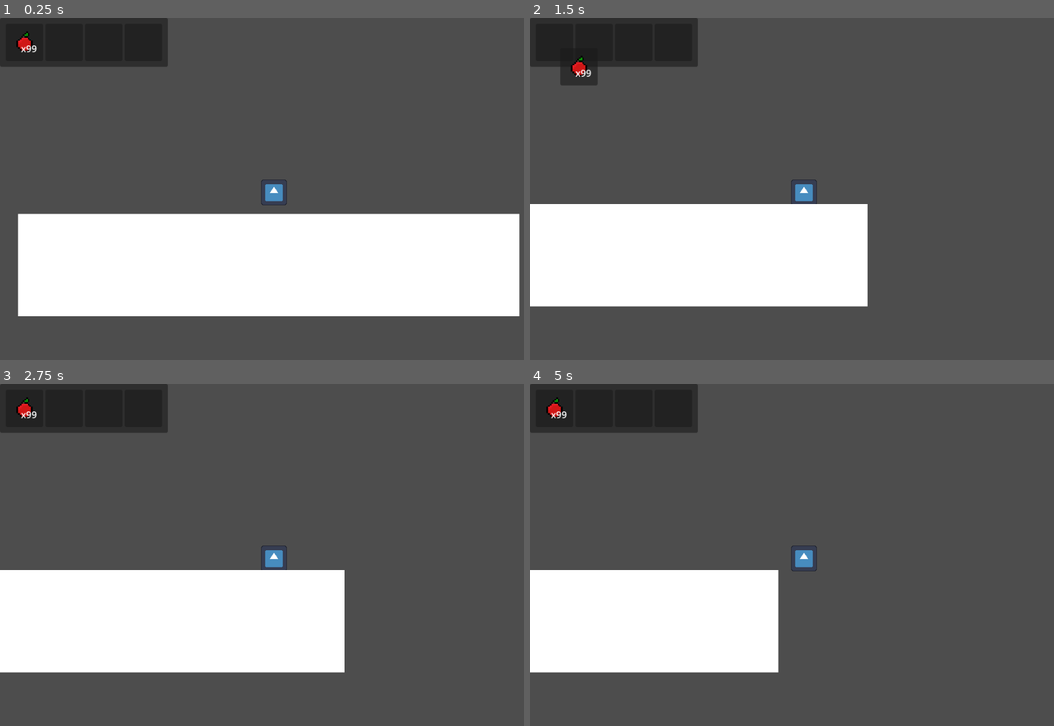
Above: before the commit, frames 1-4 (two rows, left to right).
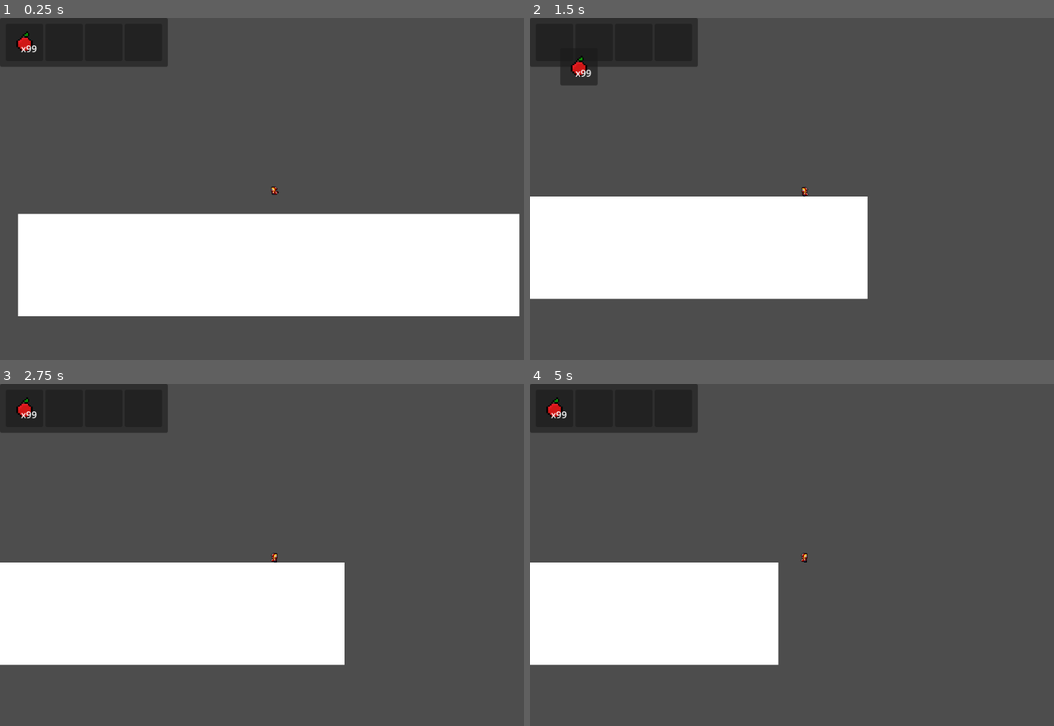
Above: after the commit, the same moments.

Repository: Atapa1908/gamejam-glitchgang
Game: Godot game, scene res://scenes/game.tscn
The game is run twice, just before and just after one commit, with the same random seed, the same clock (stepped at 60 frames per second) and the same inputs. The engine's default icon, where the game draws it, is replaced by a stand-in: a white triangle on a blue panel in a dark square.
Inputs (mouse positions are in pixels of both pictures, inside the frame that each line leads up to):
- Up to frame 1 (0.25 s): no input
- Up to frame 2 (1.5 s): tap Enter at 0.5 s; hold D (right) from 0.53 s (still down); tap Space (jump) at 0.6, 0.77, 1.07 s; click (802, 192) at 0.67 s; move the mouse to (556, 41) at 1.27 s; tap F (dash) at 1.35 s; click (556, 41) at 1.42 s
- Up to frame 3 (2.75 s): tap Space (jump) at 1.52, 1.55, 1.82, 2.3 s; release D (right) at 2.03 s; hold A (left) from 2.03 s (still down); tap 1 at 2.1 s; click (26, 407) at 2.17 s
- Up to frame 4 (5 s): move the mouse to (592, 407) at 2.77 s; release A (left) at 2.78 s; hold D (right) 2.78-4.28 s; tap 8 at 2.85 s; click (592, 407) at 2.92 s; tap Space (jump) at 3.02, 3.05, 3.32, 3.6, 3.77, 4.07, 4.52, 4.55, 4.82 s; move the mouse to (634, 407) at 3.52 s; click (634, 407) at 3.67 s; move the mouse to (671, 407) at 4.27 s; hold A (left) from 4.28 s (still down); tap F (dash) at 4.35 s; click (671, 407) at 4.42 s

The runs differ from the first frame. In frame 1, 0.2% of the frame differs, in the area x 49-55%, y 47-55%; in frame 2, 3.1%; in frame 3, 3.2%, in the area x 0-66%, y 47-85%; in frame 4, 2.4%.

Commit message:
Merged estachen branch

Diff:
--- a/scenes/game.tscn
+++ b/scenes/game.tscn
@@ -1,7 +1,7 @@
 [gd_scene load_steps=9 format=3 uid="uid://bvcrlbgs462p5"]
 
 [ext_resource type="PackedScene" uid="uid://ctuviu0ywg71e" path="res://scenes/player.tscn" id="1_igeqn"]
-[ext_resource type="Script" path="res://scenes/game.gd" id="1_l5um2"]
+[ext_resource type="Script" path="res://scripts/game.gd" id="1_l5um2"]
 [ext_resource type="PackedScene" uid="uid://cdw770qy1hiy1" path="res://scenes/inventory/pickup.tscn" id="2_8wd3k"]
 [ext_resource type="Script" path="res://scripts/inventory/InventoryInterface.gd" id="4_8j2ra"]
 [ext_resource type="PackedScene" uid="uid://cflupa8oq6kte" path="res://scenes/inventory/inventory.tscn" id="5_5d1qk"]
--- a/scenes/player.tscn
+++ b/scenes/player.tscn
@@ -1,36 +1,177 @@
-[gd_scene load_steps=7 format=3 uid="uid://ctuviu0ywg71e"]
+[gd_scene load_steps=24 format=3 uid="uid://ctuviu0ywg71e"]
 
 [ext_resource type="Script" path="res://scripts/player/player.gd" id="1_dcxy8"]
-[ext_resource type="Texture2D" uid="uid://brulnln6sr2sd" path="res://icon.svg" id="1_ef0vn"]
 [ext_resource type="Resource" uid="uid://fs4pmwxb0qbd" path="res://resources/inventory_data/inventory/player_test.tres" id="2_f8olv"]
+[ext_resource type="Texture2D" uid="uid://pf1l3mkqkigf" path="res://assets/Sprites/Little_Red_Sprite_Sheet_1.png" id="3_8nu85"]
 
-[sub_resource type="AtlasTexture" id="AtlasTexture_xvkmk"]
-atlas = ExtResource("1_ef0vn")
-region = Rect2(0, 0, 128, 128)
+[sub_resource type="AtlasTexture" id="AtlasTexture_1j01q"]
+atlas = ExtResource("3_8nu85")
+region = Rect2(0, 256, 32, 32)
+
+[sub_resource type="AtlasTexture" id="AtlasTexture_g763s"]
+atlas = ExtResource("3_8nu85")
+region = Rect2(32, 256, 32, 32)
+
+[sub_resource type="AtlasTexture" id="AtlasTexture_58mum"]
+atlas = ExtResource("3_8nu85")
+region = Rect2(64, 256, 32, 32)
+
+[sub_resource type="AtlasTexture" id="AtlasTexture_rgkxm"]
+atlas = ExtResource("3_8nu85")
+region = Rect2(96, 256, 32, 32)
+
+[sub_resource type="AtlasTexture" id="AtlasTexture_va8ad"]
+atlas = ExtResource("3_8nu85")
+region = Rect2(0, 320, 32, 32)
+
+[sub_resource type="AtlasTexture" id="AtlasTexture_7ve7t"]
+atlas = ExtResource("3_8nu85")
+region = Rect2(32, 320, 32, 32)
+
+[sub_resource type="AtlasTexture" id="AtlasTexture_0myn0"]
+atlas = ExtResource("3_8nu85")
+region = Rect2(64, 320, 32, 32)
+
+[sub_resource type="AtlasTexture" id="AtlasTexture_yu83m"]
+atlas = ExtResource("3_8nu85")
+region = Rect2(96, 320, 32, 32)
+
+[sub_resource type="AtlasTexture" id="AtlasTexture_hac2t"]
+atlas = ExtResource("3_8nu85")
+region = Rect2(0, 64, 32, 32)
+
+[sub_resource type="AtlasTexture" id="AtlasTexture_8m56r"]
+atlas = ExtResource("3_8nu85")
+region = Rect2(32, 64, 32, 32)
+
+[sub_resource type="AtlasTexture" id="AtlasTexture_sw0r5"]
+atlas = ExtResource("3_8nu85")
+region = Rect2(64, 64, 32, 32)
+
+[sub_resource type="AtlasTexture" id="AtlasTexture_8glhd"]
+atlas = ExtResource("3_8nu85")
+region = Rect2(96, 64, 32, 32)
+
+[sub_resource type="AtlasTexture" id="AtlasTexture_wrbjg"]
+atlas = ExtResource("3_8nu85")
+region = Rect2(128, 64, 32, 32)
+
+[sub_resource type="AtlasTexture" id="AtlasTexture_chwbb"]
+atlas = ExtResource("3_8nu85")
+region = Rect2(0, 0, 32, 32)
+
+[sub_resource type="AtlasTexture" id="AtlasTexture_matkg"]
+atlas = ExtResource("3_8nu85")
+region = Rect2(32, 0, 32, 32)
+
+[sub_resource type="AtlasTexture" id="AtlasTexture_v7ka1"]
+atlas = ExtResource("3_8nu85")
+region = Rect2(64, 0, 32, 32)
+
+[sub_resource type="AtlasTexture" id="AtlasTexture_w6aiy"]
+atlas = ExtResource("3_8nu85")
+region = Rect2(96, 0, 32, 32)
 
 [sub_resource type="SpriteFrames" id="SpriteFrames_0of37"]
 animations = [{
 "frames": [{
 "duration": 1.0,
-"texture": SubResource("AtlasTexture_xvkmk")
+"texture": SubResource("AtlasTexture_1j01q")
+}, {
+"duration": 1.0,
+"texture": SubResource("AtlasTexture_g763s")
+}, {
+"duration": 1.0,
+"texture": SubResource("AtlasTexture_58mum")
+}, {
+"duration": 1.0,
+"texture": SubResource("AtlasTexture_rgkxm")
 }],
 "loop": true,
-"name": &"default",
+"name": &"idle",
+"speed": 5.0
+}, {
+"frames": [{
+"duration": 1.0,
+"texture": SubResource("AtlasTexture_va8ad")
+}, {
+"duration": 1.0,
+"texture": SubResource("AtlasTexture_7ve7t")
+}, {
+"duration": 1.0,
+"texture": SubResource("AtlasTexture_0myn0")
+}, {
+"duration": 1.0,
+"texture": SubResource("AtlasTexture_yu83m")
+}],
+"loop": true,
+"name": &"jumping",
+"speed": 5.0
+}, {
+"frames": [{
+"duration": 1.0,
+"texture": SubResource("AtlasTexture_hac2t")
+}, {
+"duration": 1.0,
+"texture": SubResource("AtlasTexture_8m56r")
+}, {
+"duration": 1.0,
+"texture": SubResource("AtlasTexture_sw0r5")
+}, {
+"duration": 1.0,
+"texture": SubResource("AtlasTexture_8glhd")
+}, {
+"duration": 1.0,
+"texture": SubResource("AtlasTexture_wrbjg")
+}],
+"loop": true,
+"name": &"running",
+"speed": 5.0
+}, {
+"frames": [{
+"duration": 1.0,
+"texture": SubResource("AtlasTexture_chwbb")
+}, {
+"duration": 1.0,
+"texture": SubResource("AtlasTexture_matkg")
+}, {
+"duration": 1.0,
+"texture": SubResource("AtlasTexture_v7ka1")
+}, {
+"duration": 1.0,
+"texture": SubResource("AtlasTexture_w6aiy")
+}],
+"loop": true,
+"name": &"walking",
 "speed": 5.0
 }]
 
 [sub_resource type="CircleShape2D" id="CircleShape2D_7ji53"]
-radius = 20.0
+radius = 7.0
+
+[sub_resource type="RectangleShape2D" id="RectangleShape2D_6auiu"]
 
 [node name="Player" type="CharacterBody2D" groups=["player"]]
 script = ExtResource("1_dcxy8")
 inventory_data = ExtResource("2_f8olv")
 
+[node name="Camera" type="Camera2D" parent="."]
+
 [node name="AnimatedSprite" type="AnimatedSprite2D" parent="."]
-scale = Vector2(0.35, 0.35)
 sprite_frames = SubResource("SpriteFrames_0of37")
+animation = &"walking"
 
 [node name="CollisionShape" type="CollisionShape2D" parent="."]
 shape = SubResource("CircleShape2D_7ji53")
 
-[node name="Camera" type="Camera2D" parent="."]
+[node name="AnimationPlayer" type="AnimationPlayer" parent="."]
+
+[node name="HitBoxes" type="Node2D" parent="."]
+
+[node name="Area2D" type="Area2D" parent="HitBoxes"]
+position = Vector2(17, 0)
+
+[node name="CollisionShape2D" type="CollisionShape2D" parent="HitBoxes/Area2D"]
+shape = SubResource("RectangleShape2D_6auiu")
+
+[node name="HurtBoxes" type="Node2D" parent="."]
--- a/scripts/player/player.gd
+++ b/scripts/player/player.gd
@@ -3,6 +3,8 @@
 @onready var camera: Camera2D = $Camera
 @onready var collision_shape: CollisionShape2D = $CollisionShape
 @onready var animated_sprite: AnimatedSprite2D = $AnimatedSprite
+@onready var hit_boxes: Node2D = $HitBoxes
+@onready var hurt_boxes: Node2D = $HurtBoxes
 
 # Stores all the abilities that the player has as a list of enumerates
 # NOTE:
@@ -16,11 +18,17 @@
 const DASH_SPEED = 500.0
 const JUMP_VELOCITY = -400.0
 
+## Physics vairables
 # Get the gravity from the project settings to be synced with RigidBody nodes.
 var gravity = ProjectSettings.get_setting("physics/2d/default_gravity")
 var dashing: bool = false
 var dash_timer: float
 var last_x_direction: int = 1
+
+## Combat Variables
+var max_hp = 10
+var current_hp = 10
+var player_alive = true
 
 func _physics_process(delta):
 	# Add the gravity.
@@ -57,9 +65,34 @@
 	if direction != 0:
 		last_x_direction = direction
 
+	animated_sprite.flip_h = clamp(direction * 100, -1, 1) >= 0
+
+	if is_on_floor():
+		if direction == 0:
+			animated_sprite.play("idle")
+		else:
+			animated_sprite.play("walking")
+	else:
+		animated_sprite.play("jumping")
+
 	if direction:
 		velocity.x = direction * WALK_SPEED
 	else:
 		velocity.x = move_toward(velocity.x, 0, WALK_SPEED)
 
 	move_and_slide()
+
+# NOTE POTENTIALLY LEGACY
+# Esta needs to inspect
+#func _process(delta):
+	#if Input.is_action_just_pressed("attack"):
+		#$AnimatedSprite2D/Area2D/CollisionShape2D.disabled = false
+		#$AnimatedSprite2D.animation = "attack"
+	#else:
+		#$AnimatedSprite2D/Area2D/CollisionShape2D.disabled = true
+#
+#func _on_area_2d_body_entered(body):
+	#if body.is_in_group("hit"):
+		#body.take_damage()
+	#else:
+		#pass
Not shown, added: assets/Attack_w_6_sprites_W_Basket-1.png.import
Not shown, added: assets/Attack_w_6_sprites_W_Basket-2.png.import
Not shown, added: assets/Attack_w_6_sprites_W_Basket-3.png.import
Not shown, added: assets/Attack_w_6_sprites_W_Basket-4.png.import
Not shown, added: assets/Attack_w_6_sprites_W_Basket-5.png.import
Not shown, added: assets/Attack_w_6_sprites_W_Basket-6.png.import
Not shown, added: assets/Attack_w_6_sprites_W_Basket-7.png.import
Not shown, changed: assets/BGM/Forest_01_wav.wav.import
Not shown, added: assets/Basket_#I (1).png.import
Not shown, added: assets/Basket_#I.png.import
Not shown, added: assets/Basket_profile (1).png.import
Not shown, added: assets/Basket_profile.png.import
(and 2 more such lines)
